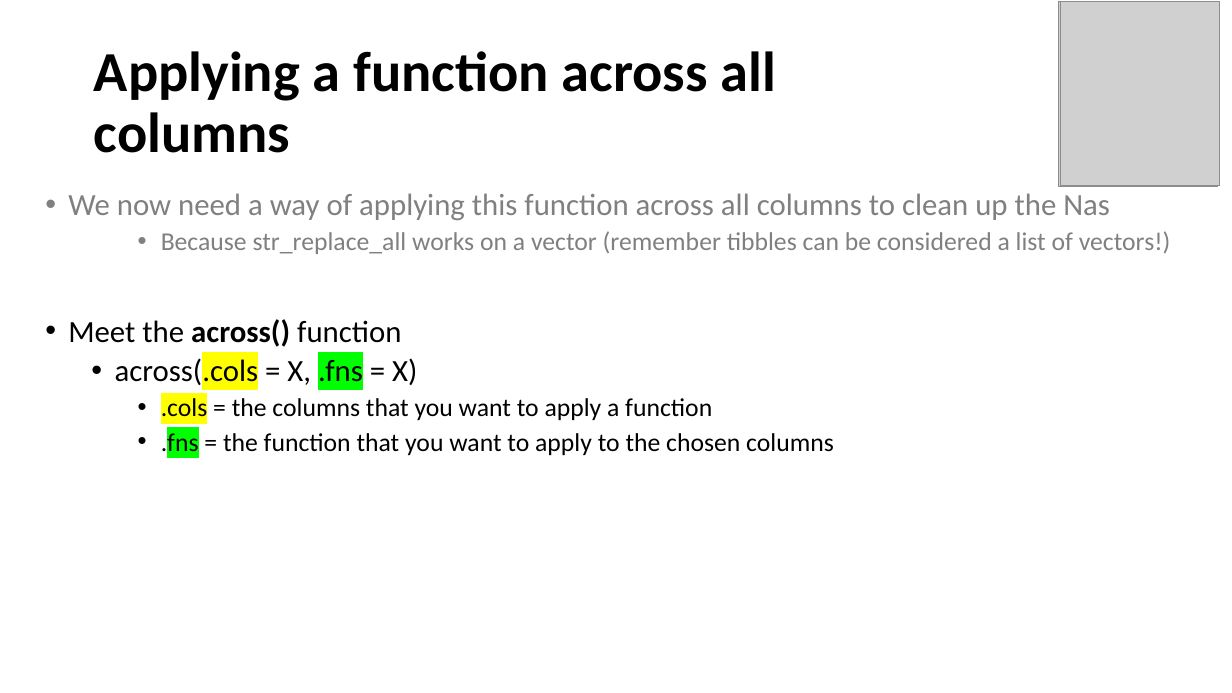
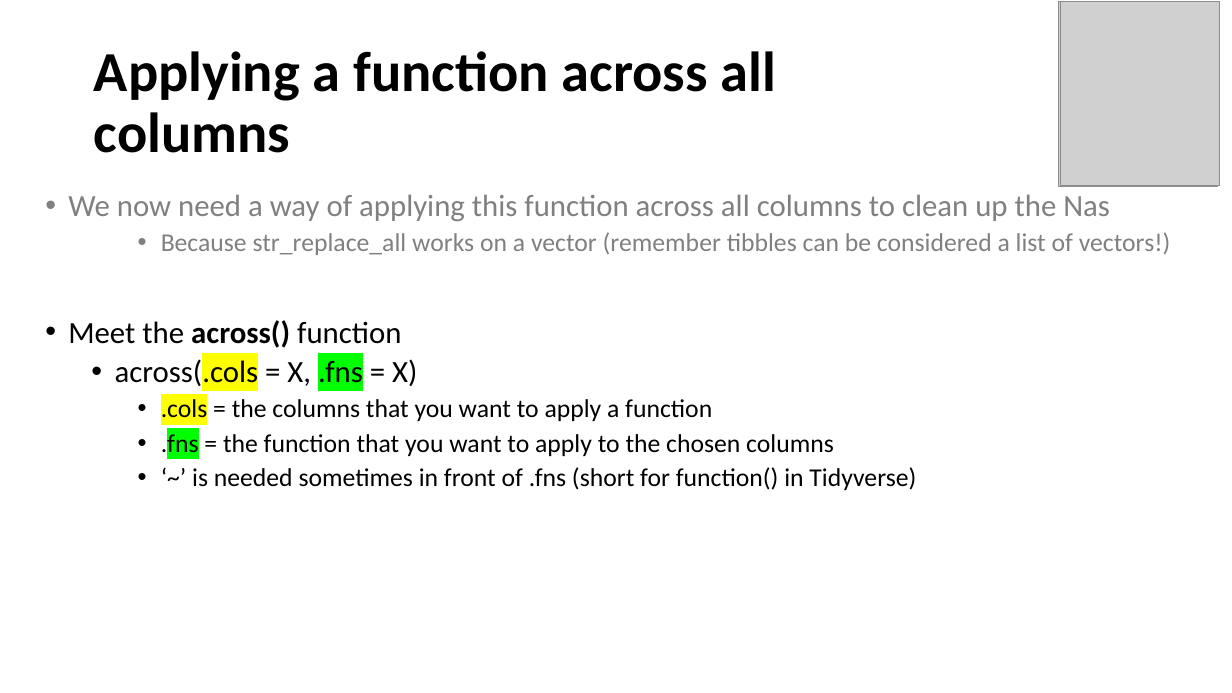
Before and after one commit to EisenRa/2022_Adelaide_Code_Club, a slide deck: slide 35 of Lessons/2022/2022_04_21_Cleaning_table_data/Cleaning_table_data_2.pptx. Drawn at 1232x693 pixels with LibreOffice and Linux fonts; fonts in the diff are those of the drawing; grey boxes stand for pictures. Boxes give left, top, right and bottom in pixels: in the first picture for what was removed or moved away, otherwise in the second. Text is boxed around its words. In the diff, an @@ line names an element or a change of style, - is before the commit and + after.

```diff
--- a/Lessons/2022/2022_04_21_Cleaning_table_data/Cleaning_table_data_2.pptx
+++ b/Lessons/2022/2022_04_21_Cleaning_table_data/Cleaning_table_data_2.pptx
@@ text at [192,467,916,490]: paragraph added @@
+    • ‘~’ is needed sometimes in front of .fns (short for function() in Tidyverse)
```
Also in this commit, not shown: 4 other slides changed, 2 other files.
